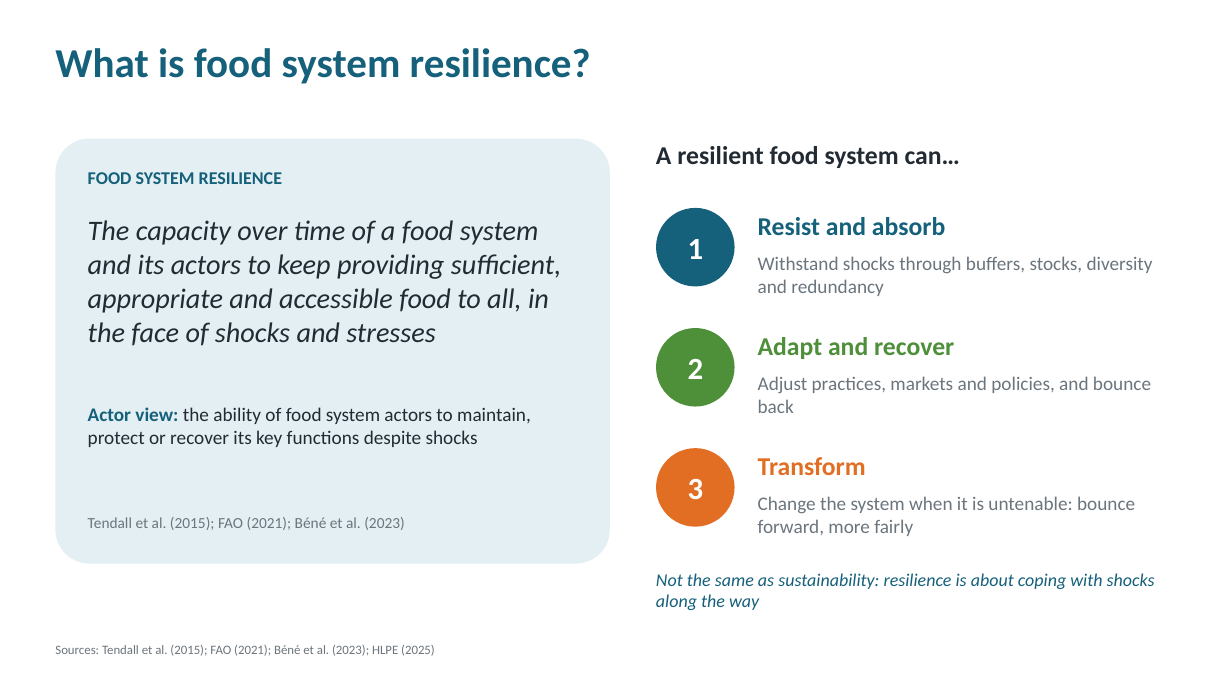
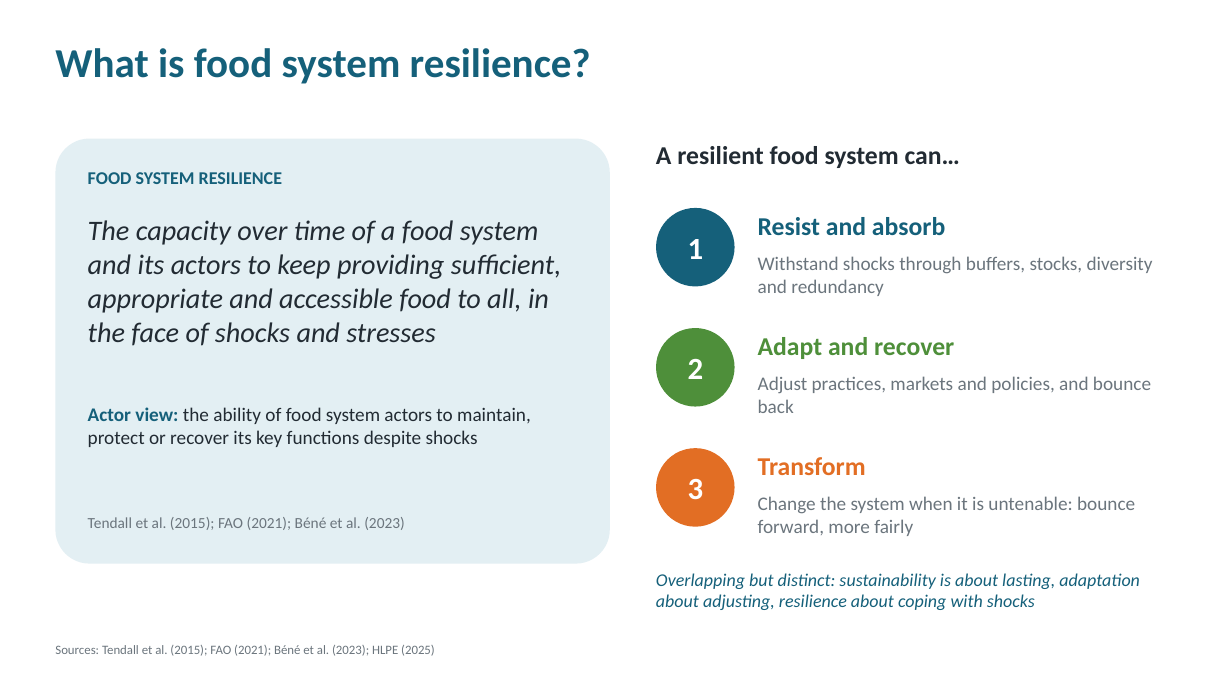
Before and after one commit to quochus/concept-catalogue, a slide deck: slide 3 of Claude outputs/Enhancing resilience of food systems in Vietnam.pptx. Drawn at 1232x693 pixels with LibreOffice and Linux fonts; fonts in the diff are those of the drawing. Boxes give left, top, right and bottom in pixels: in the first picture for what was removed or moved away, otherwise in the second. Text is boxed around its words. In the diff, an @@ line names an element or a change of style, - is before the commit and + after.

Commit message:
vault backup: 2026-10-28 17:26:47

```diff
--- a/Claude outputs/Enhancing resilience of food systems in Vietnam.pptx
+++ b/Claude outputs/Enhancing resilience of food systems in Vietnam.pptx
@@ text at <box>656,573,1139,610</box>: text changed @@
-Not the same as sustainability: resilience is about coping with shocks along the way
+Overlapping but distinct: sustainability is about lasting, adaptation about adjusting, resilience about coping with shocks
```
